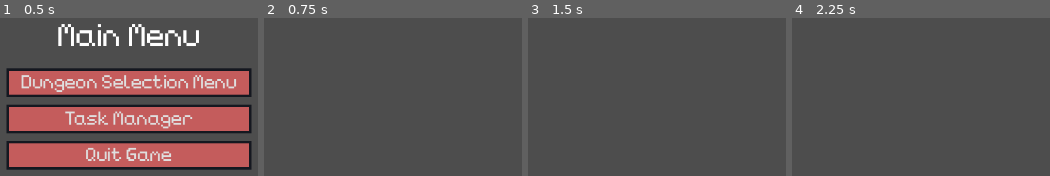
Above: before the commit, frames 1-4 (left to right).
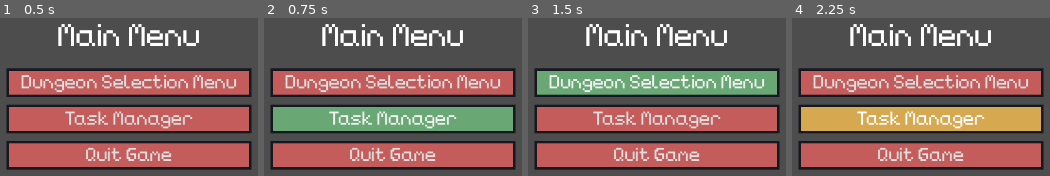
Above: after the commit, the same moments.

Repository: TheHumanMRP/RPG-Life-Tracker
Game: Godot game, scene res://Folders/Systems/Main/MainScene/main_scene.tscn
Two runs of this game, one before a commit and one after it. Both use one fixed random seed, a clock stepped at 60 frames per second and the inputs below. The engine's default icon, where the game draws it, is replaced by a stand-in: a white triangle on a blue panel in a dark square.
Inputs (mouse positions are in pixels of both pictures, inside the frame that each line leads up to):
- Up to frame 1 (0.5 s): no input
- Up to frame 2 (0.75 s): click "Task Manager" at 0.5 s
- Up to frame 3 (1.5 s): click (657, 82) at 1.25 s, where only the run after the commit has a clickable "Dungeon Selection Menu"
- Up to frame 4 (2.25 s): move the mouse to (921, 119) at 2.02 s; hold D (move_right) from 2.03 s (still down); tap E (equip_item) at 2.1 s; click (921, 119) at 2.17 s

Frame 1 is identical in both runs. In frame 2, 55% of the frame differs, in the area x 2-98%, y 3-97%; in frame 3, 55%; in frame 4, 55%.
Error after the commit: Parse Error: Expected initializer after constant name. (res://Folders/Systems/Globals/constants.gd:57)

Commit message:
Auto commit at 2026-11-09 01:09:00

Diff:
--- a/Folders/Systems/Globals/constants.gd
+++ b/Folders/Systems/Globals/constants.gd
@@ -54,6 +54,7 @@
 const PATH_TO_DUNGEON_SELECTION_MENU: String = "res://Folders/Systems/DungeonRelated/DungeonSelectionMenu/DungeonSelectionMenuScene/dungeon_selection_menu.tscn"
 const PATH_TO_DUNGEON_ITEM: String = "res://Folders/Systems/DungeonRelated/DungeonSelectionMenu/DungeonSelectionMenuUIComponents/dungeon_item.tscn"
 const PATH_TO_DUNGEON_CANVAS_LAYER: String = "res://Folders/Systems/DungeonRelated/Display/dungeon_canvas_layer.tscn"
+const PATH_TO_DUNGEON_LEVEL: String
 
 # Inventory & Hotbar
 const PATH_TO_INVENTORY_UI_LAYER: String = "res://Folders/Systems/InventorySystem/Display/inventory_ui_layer.tscn"
Renamed: Folders/Systems/SaveManager/SaveData/dungeon_levels.gd -> Folders/Systems/SaveManager/SaveData/dungeon_levels_save_data.gd
Renamed: Folders/Systems/SaveManager/SaveData/dungeon_levels.gd.uid -> Folders/Systems/SaveManager/SaveData/dungeon_levels_save_data.gd.uid
